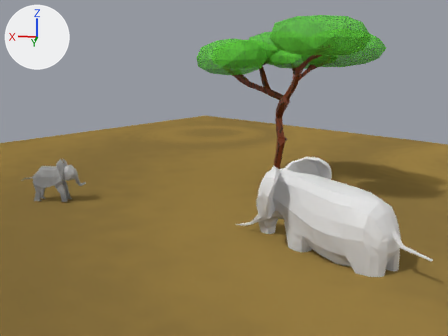
The Blender file models/result_animation/result_animation.blend: old version first, new version second.
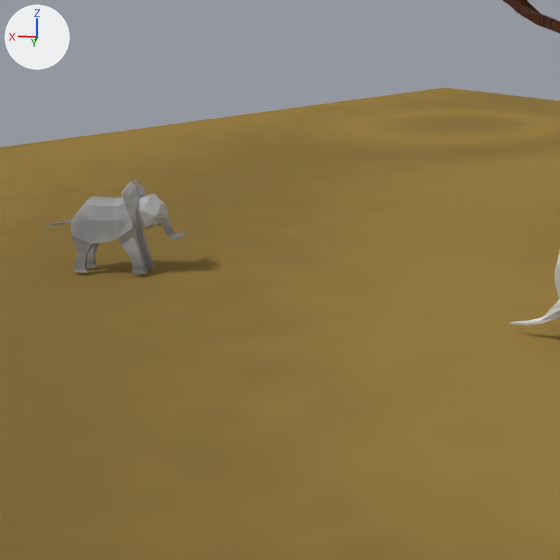
Each version appears first whole from a camera (50 mm lens) standing at (-4.5, 46.6, 11.5) and looking at (0.2, 6.6, 2.9), and next in a close-up on the part from 0% to 58% of the width and 22% to 99% of the height. Lighting does not change. The marker at upper left points along +X, +Y and +Z.

In view in the first close-up: 'Plane', 'Trunk', 'elephant-model'.
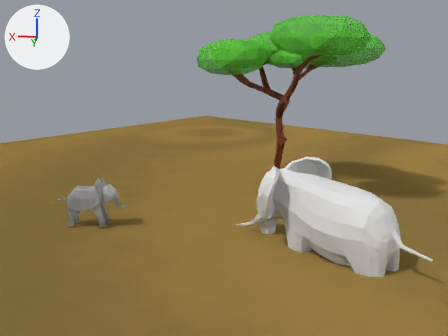
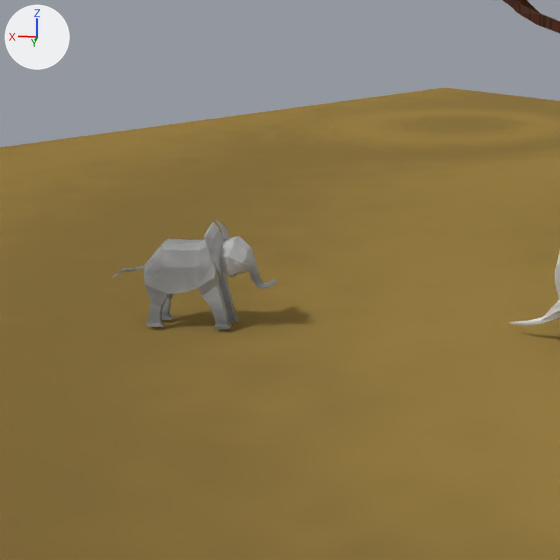
Pixel boxes (x1, y1, x2, y2) of what changed, in the close-ups (560 x 560 px):
'elephant-model', moved
    before: (45, 180, 187, 274)
    after: (113, 220, 277, 329)

The edits, one by one:
Object 'elephant-model' (ob_elephant_model) moves from (12.31, 5.6, 0.12) to (7.84, 10.98, 0.12).
